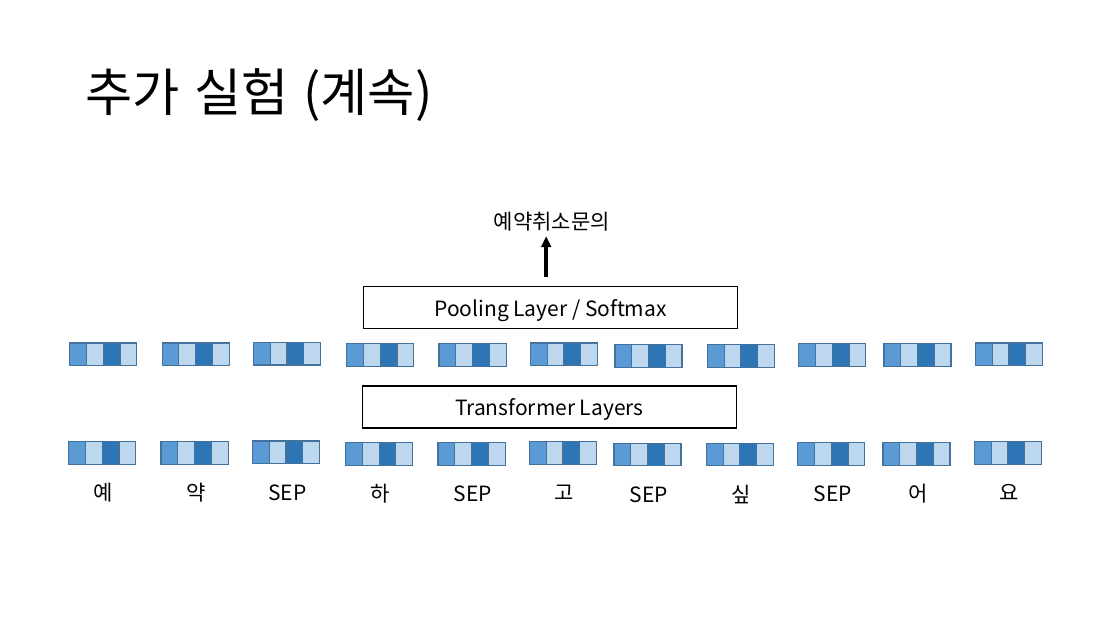
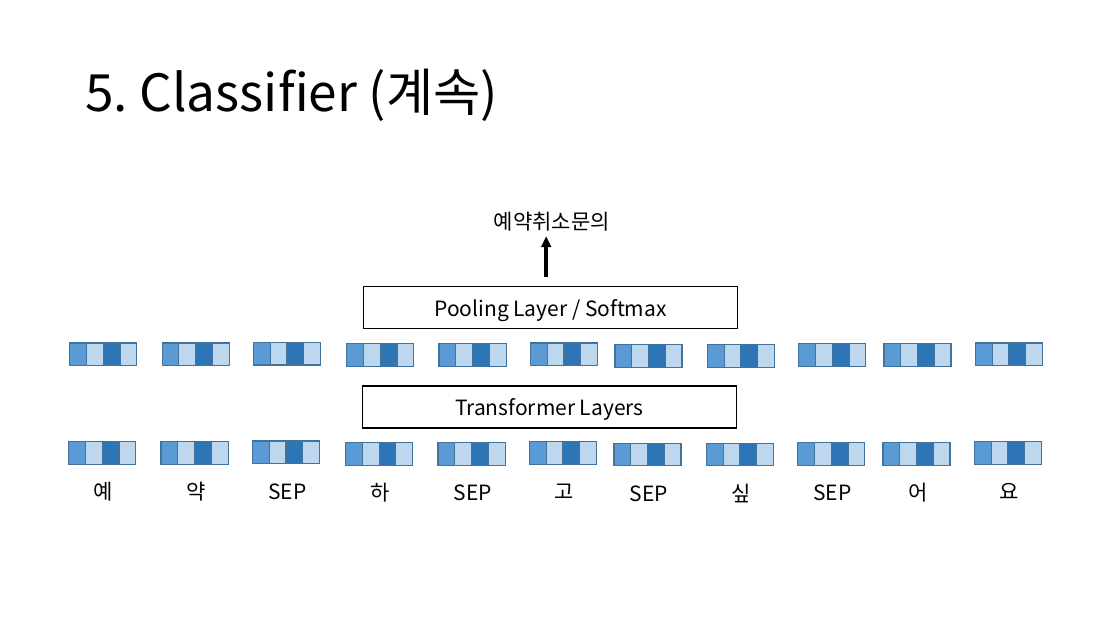
Before and after one commit to yongsun-yoon/chatbot, a slide deck: slide 10 of docs/Rasa custom NLU 모델 개발_팀장님.pptx (slide 16 before the commit). Drawn at 1120x630 pixels with LibreOffice and Linux fonts; fonts in the diff are those of the drawing. Boxes give left, top, right and bottom in pixels: in the first picture for what was removed or moved away, otherwise in the second. Text is boxed around its words. In the diff, an @@ line names an element or a change of style, - is before the commit and + after.

```diff
--- a/docs/Rasa custom NLU 모델 개발_팀장님.pptx
+++ b/docs/Rasa custom NLU 모델 개발_팀장님.pptx
@@ title at (85, 68, 499, 121): text changed @@
-추가 실험 (계속)
+5. Classifier (계속)
```
Also in this commit, not shown: 7 other slides changed, 1 slide added.
